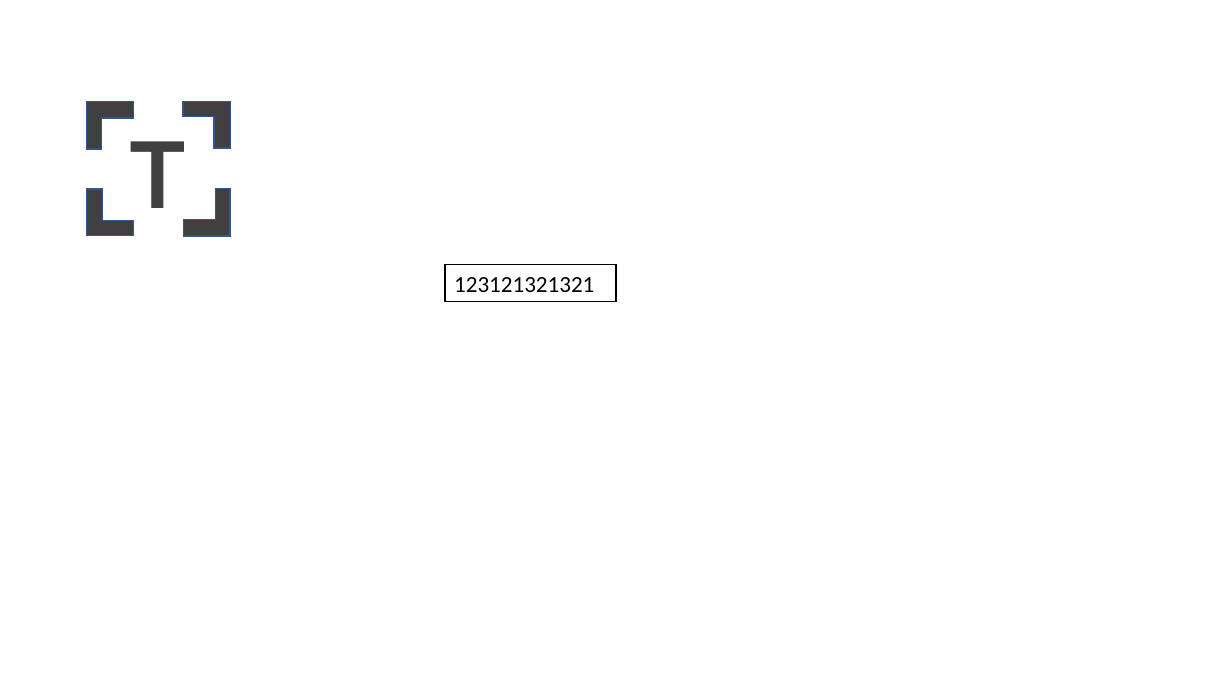
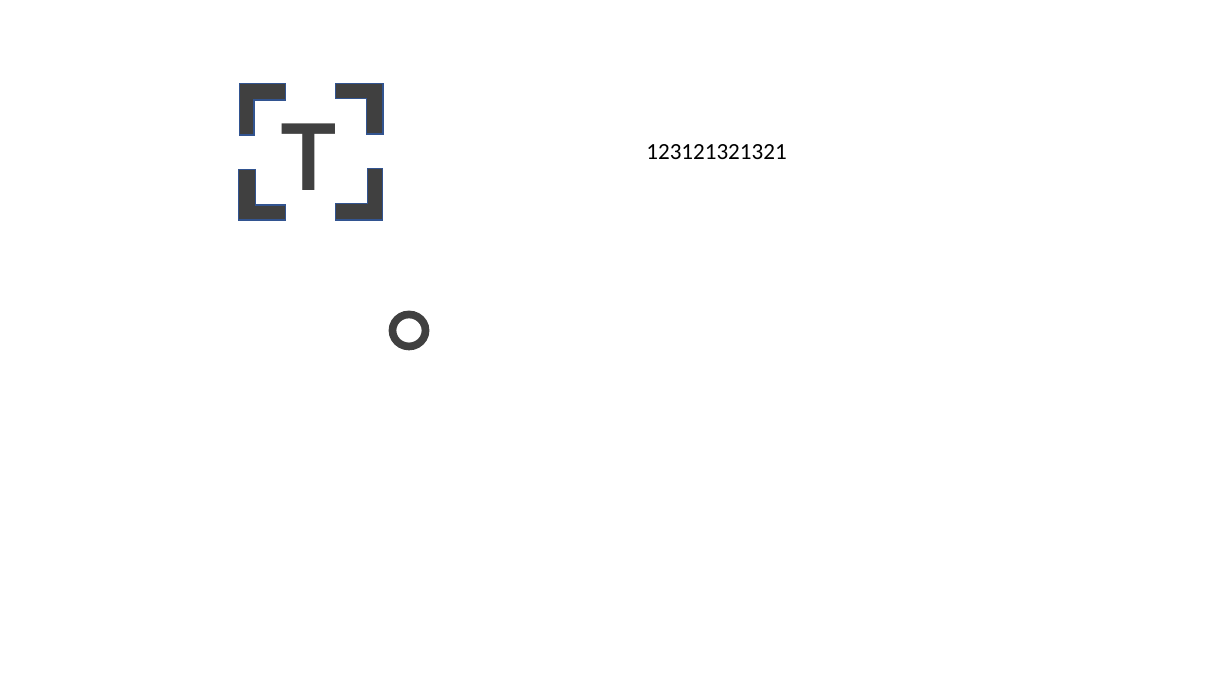
Before and after one commit to anitaHey/eBook-creator, a slide deck: slide 2 of assets/image/image_ppt.pptx. Drawn at 1232x693 pixels with LibreOffice and Linux fonts; fonts in the diff are those of the drawing. Boxes give left, top, right and bottom in pixels: in the first picture for what was removed or moved away, otherwise in the second. Text is boxed around its words. In the diff, an @@ line names an element or a change of style, - is before the commit and + after.

```diff
--- a/assets/image/image_ppt.pptx
+++ b/assets/image/image_ppt.pptx
@@ corner: place and size @@
-corner at [86,101,133,148]
+corner at [239,83,286,135]
@@ text "T": place and size @@
-text "T" at [130,116,185,233]
+text "T" at [281,98,336,215]
@@ corner: place and size @@
-corner at [183,102,230,148]
+corner at [335,83,383,134]
@@ text "123121321321": place and size @@
-text "123121321321" at [445,264,616,301]
+text "123121321321" at [646,144,786,159]
@@ text "123121321321" at [646,144,786,159]: outline #000000 1 pt to none @@
@@ corner: place and size @@
-corner at [86,189,133,236]
+corner at [238,170,286,221]
@@ corner: place and size @@
-corner at [183,189,230,236]
+corner at [336,168,383,220]
@@ ellipse added at [393,314,426,347], outline #404040 6 pt @@
```
Also in this commit, not shown: 3 other files.
